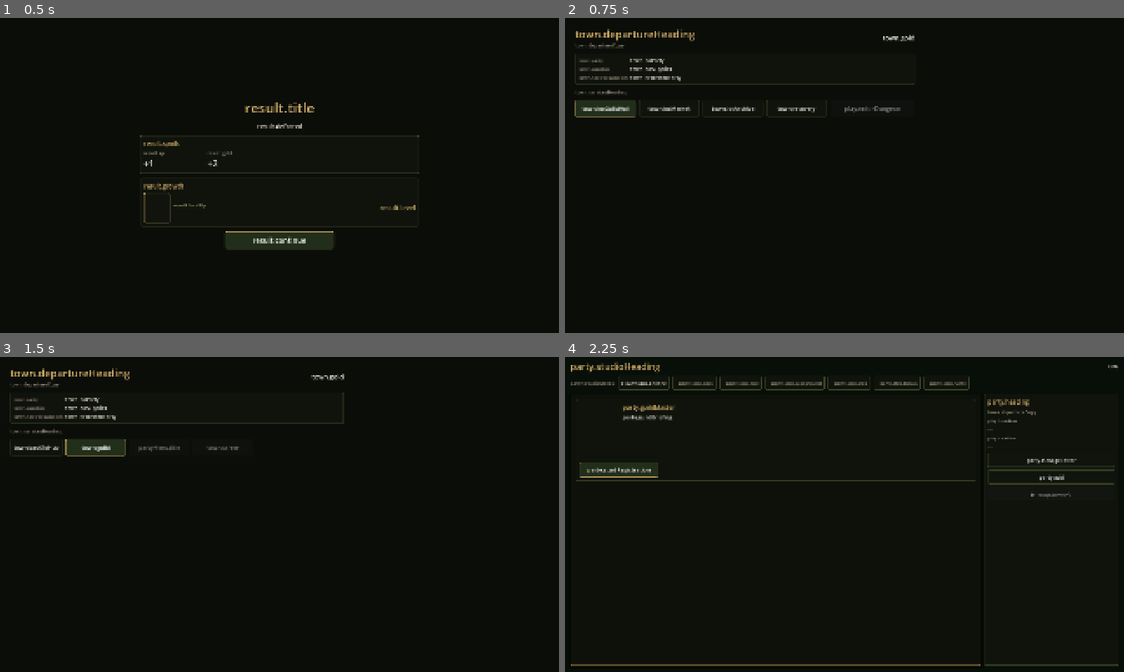
Above: before the commit, frames 1-4 (two rows, left to right).
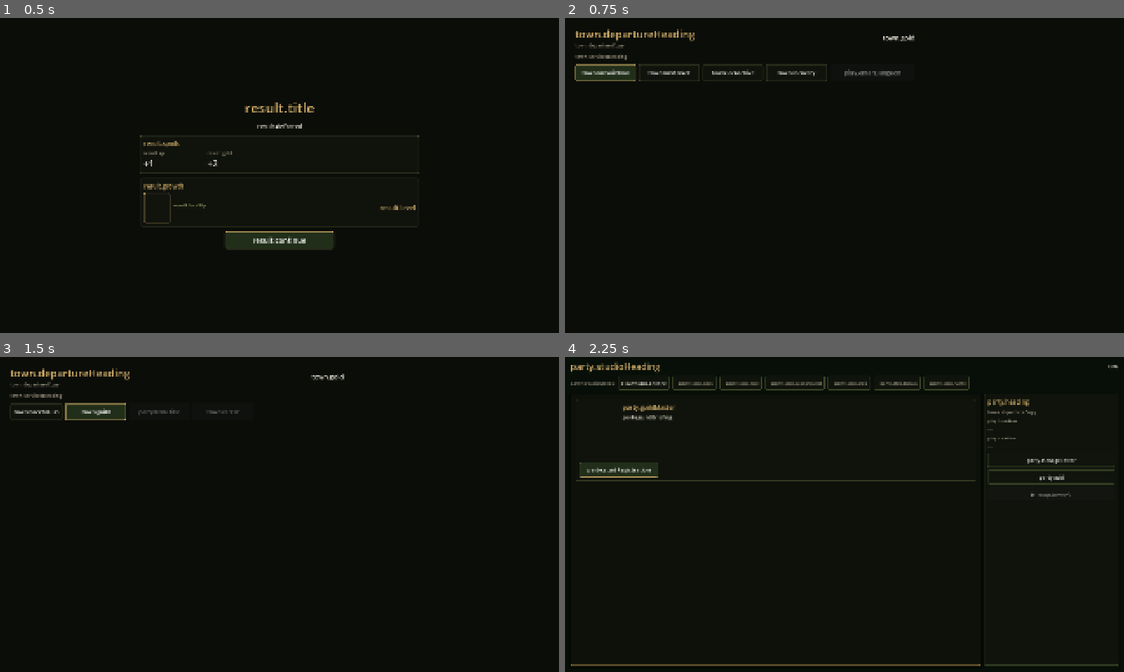
Above: after the commit, the same moments.

Repository: kino-6/black-stela
Game: Godot game, scene res://scenes/result.tscn
The game is run twice, just before and just after one commit, with the same random seed, the same clock (stepped at 60 frames per second) and the same inputs. This scene is started directly instead of the project's main scene.
Inputs:
- Up to frame 1 (0.5 s): no input
- Up to frame 2 (0.75 s): click "result.continue" at 0.5 s
- Up to frame 3 (1.5 s): click "town.locGuildHall" at 1.25 s
- Up to frame 4 (2.25 s): click "town.guild" at 2 s

Frame 1 is identical in both runs. In frame 2, 2.5% of the frame differs, in the area x 1-63%, y 11-32%; in frame 3, 2.2%; in frame 4, nothing differs.

Commit message:
fix(town): the first-departure screen drops the 一党/手持ち/次の支度 ledger (playtest)
Before the first descent the "初めて潜る前に" heading already tells a fresh party what to do
(form up at the guild, then go); the 一党 / 手持ち / 次の支度 rows underneath just restated it and
read as clutter (playtest: "この情報いらない"). The first-departure state now shows the heading
alone. The RETURN ledger — 帰還記録 / 負傷 / 持ち帰った物 / 次の支度 — stays, because that is
genuinely new each trip. React (TownEntryPanel) and the Godot port both; ux-parity manifest
re-derived (drops the 7 first-departure keys from town-square). first-departure.spec asserts the
state via the heading and the return ledger's presence/absence instead of the removed rows.

Co-Authored-By: Claude Opus 4.8 <noreply@anthropic.com>

Diff:
--- a/godot/gates/ux-parity-manifest.json
+++ b/godot/gates/ux-parity-manifest.json
@@ -38,8 +38,6 @@
         "town.departureCopy",
         "town.departureHeading",
         "town.expeditionResult",
-        "town.firstDescend",
-        "town.firstNeedParty",
         "town.gold",
         "town.guild",
         "town.locArchive",
@@ -50,11 +48,7 @@
         "town.nextRecovery",
         "town.nextShop",
         "town.noLoot",
-        "town.noParty",
-        "town.noSupplies",
         "town.noWounds",
-        "town.party",
-        "town.partyReady",
         "town.quests",
         "town.readyToDescend",
         "town.records",
@@ -64,7 +58,6 @@
         "town.shop",
         "town.statusCopy",
         "town.statusHeading",
-        "town.supplies",
         "town.workshop",
         "town.wounds"
       ],
@@ -3539,8 +3532,6 @@
         "town.departureCopy",
         "town.departureHeading",
         "town.expeditionResult",
-        "town.firstDescend",
-        "town.firstNeedParty",
         "town.gold",
         "town.guild",
         "town.locArchive",
@@ -3551,11 +3542,7 @@
         "town.nextRecovery",
         "town.nextShop",
         "town.noLoot",
-        "town.noParty",
-        "town.noSupplies",
         "town.noWounds",
-        "town.party",
-        "town.partyReady",
         "town.quests",
         "town.readyToDescend",
         "town.records",
@@ -3565,7 +3552,6 @@
         "town.shop",
         "town.statusCopy",
         "town.statusHeading",
-        "town.supplies",
         "town.workshop",
         "town.wounds"
       ],
--- a/godot/scripts/town.gd
+++ b/godot/scripts/town.gd
@@ -216,17 +216,16 @@
 	_menu_host.add_child(head)
 
 	# --- THE STATUS LEDGER: what came back, and what to do about it ---
-	var ledger := UI.col(4)
-	if first_departure:
-		_ledger_row(ledger, I18n.t("town.party"), I18n.t("town.noParty") if party_empty else I18n.t("town.partyReady", {"count": party.size()}))
-		_ledger_row(ledger, I18n.t("town.supplies"), _loot_summary(s, "town.noSupplies"))
-		_ledger_row(ledger, I18n.t("town.nextPreparation"), I18n.t("town.firstNeedParty") if party_empty else I18n.t("town.firstDescend"))
-	else:
+	# Before the first descent the "初めて潜る前に" heading already says it all; the 一党 / 手持ち / 次の支度
+	# rows just restated it and read as clutter (playtest). So the ledger is the RETURN ledger only — what came
+	# back and what to do about it, which is genuinely new each trip.
+	if not first_departure:
+		var ledger := UI.col(4)
 		_ledger_row(ledger, I18n.t("town.expeditionResult"), _latest_log_text(s))
 		_ledger_row(ledger, I18n.t("town.wounds"), _wounds_summary(party))
 		_ledger_row(ledger, I18n.t("town.loot"), _loot_summary(s, "town.noLoot", true))
 		_ledger_row(ledger, I18n.t("town.nextPreparation"), _next_preparation(s, party))
-	_menu_host.add_child(UI.card(ledger))
+		_menu_host.add_child(UI.card(ledger))
 
 	# The whole party's condition, always on the square — not only the wounded line in the ledger, and
 	# without opening a service (playtest #4). Compact so the destinations still fit.
Not shown, changed: src/components/TownEntryPanel.tsx
Not shown, changed: tests/e2e/first-departure.spec.ts
